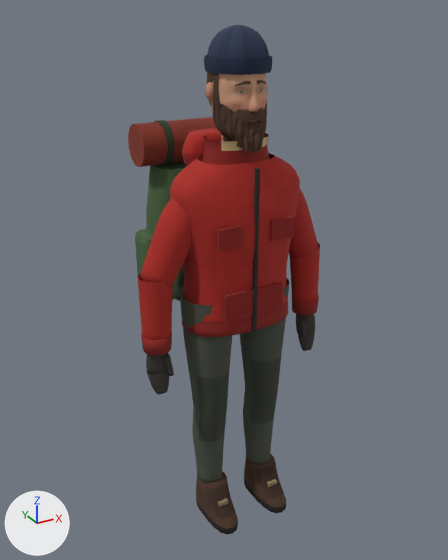
The glTF model survival/public/models/player.glb as it was, and as the next commit left it.
The view is the same before and after, from a camera (50 mm lens) standing at (-1.027, -1.779, 1.886) and looking at (0.033, 0.147, 0.922). The lights are fixed; the arrows at lower left show +X, +Y and +Z. The older version comes first. Vertices at exactly the same position are counted once.

Objects in the first picture: 'player', 'player-pack'.
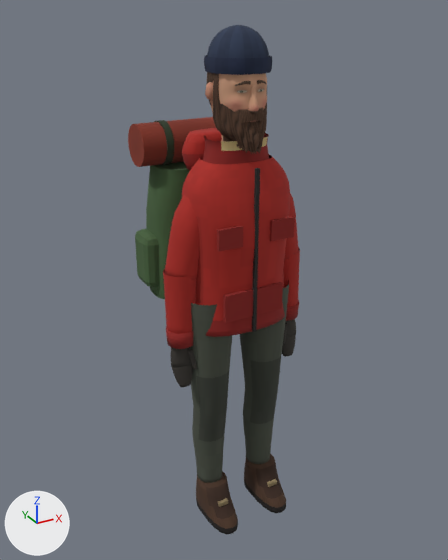
Changed parts and their boxes [x1, y1, x2, y2] in the pictures (448 x 560 px; the box of a moved part takes in the faces that stretch with it):
'player', reshaped (25% narrower)
    before: [137, 25, 320, 535]
    after: [163, 25, 300, 535]
part 1 of me_player, moved or reshaped
    before: [289, 189, 319, 258]
    after: [284, 193, 299, 261]
part 2 of me_player, moved or reshaped
    before: [289, 243, 320, 302]
    after: [283, 248, 300, 307]
part 3 of me_player, moved or reshaped
    before: [292, 295, 319, 333]
    after: [285, 300, 299, 338]
part 4 of me_player, moved or reshaped
    before: [298, 329, 315, 351]
    after: [282, 334, 296, 357]
part 5 of me_player, moved or reshaped
    before: [299, 319, 307, 338]
    after: [283, 324, 287, 344]
part 6 of me_player, moved or reshaped
    before: [140, 198, 191, 287]
    after: [164, 195, 199, 280]
part 7 of me_player, moved or reshaped
    before: [137, 274, 173, 340]
    after: [163, 269, 196, 334]
part 8 of me_player, moved or reshaped
    before: [141, 331, 172, 374]
    after: [166, 326, 193, 368]
part 9 of me_player, moved or reshaped
    before: [148, 371, 169, 395]
    after: [172, 365, 193, 387]
part 10 of me_player, moved or reshaped
    before: [163, 354, 174, 376]
    after: [187, 349, 197, 369]
part 11 of me_player, moved or reshaped
    before: [170, 153, 300, 337]
    after: [182, 155, 290, 337]

What changed in the scene script:
```text
Change me_player:
    used by ob_player; location = (0.0, 0.0, 0.0)
    remove me_player.from_pydata(...)  # 12276 vertices, 23416 faces; spans x -0.37..0.37, y -0.19..0.17, z 0.0..1.84
    add me_player.from_pydata(...)  # 12276 vertices, 23416 faces; spans x -0.28..0.28, y -0.19..0.17, z 0.0..1.84
    me_player part 1: the loose piece of 163 vertices spanning x 0.13..0.36, y -0.06..0.07, z 1.02..1.34 is turned 10.9 degrees about the y axis through its middle and scaled by 0.938, then moved by (-0.06, 0.0, 0.0)
    me_player part 2: the loose piece of 91 vertices spanning x 0.25..0.36, y -0.05..0.07, z 0.82..1.06 is moved by (-0.09, 0.0, 0.0)
    me_player part 3: the loose piece of 137 vertices spanning x 0.26..0.37, y -0.05..0.05, z 0.7..0.85 is moved by (-0.09, 0.0, 0.0)
    me_player part 4: the loose piece of 114 vertices spanning x 0.28..0.36, y -0.04..0.01, z 0.62..0.71 is moved by (-0.09, 0.0, 0.0)
    me_player part 5: the loose piece of 100 vertices spanning x 0.28..0.31, y -0.05..-0.01, z 0.69..0.77 is moved by (-0.09, 0.0, 0.0)
    me_player part 6: the loose piece of 163 vertices spanning x -0.36..-0.13, y -0.06..0.07, z 1.02..1.34 is turned -10.9 degrees about the y axis through its middle and scaled by 0.938, then moved by (0.06, 0.0, 0.0)
    me_player part 7: the loose piece of 91 vertices spanning x -0.36..-0.25, y -0.05..0.07, z 0.82..1.06 is moved by (0.09, 0.0, 0.0)
    me_player part 8: the loose piece of 137 vertices spanning x -0.37..-0.26, y -0.05..0.05, z 0.7..0.85 is moved by (0.09, 0.0, 0.0)
    me_player part 9: the loose piece of 114 vertices spanning x -0.36..-0.28, y -0.04..0.01, z 0.62..0.71 is moved by (0.09, 0.0, 0.0)
    me_player part 10: the loose piece of 100 vertices spanning x -0.31..-0.28, y -0.05..-0.01, z 0.69..0.77 is moved by (0.09, 0.0, 0.0)
    me_player part 11: 358 of 12276 vertices moved; they spanned x -0.23..0.23, y -0.13..0.12, z 0.84..1.43 and now span x -0.19..0.19, y -0.13..0.12, z 0.84..1.43; mean shift (0.0, 0.0, 0.0); largest move (0.23, 0.0, 1.34) -> (0.19, 0.0, 1.34)
    other edits to the shape of me_player do not show in these pictures
```
